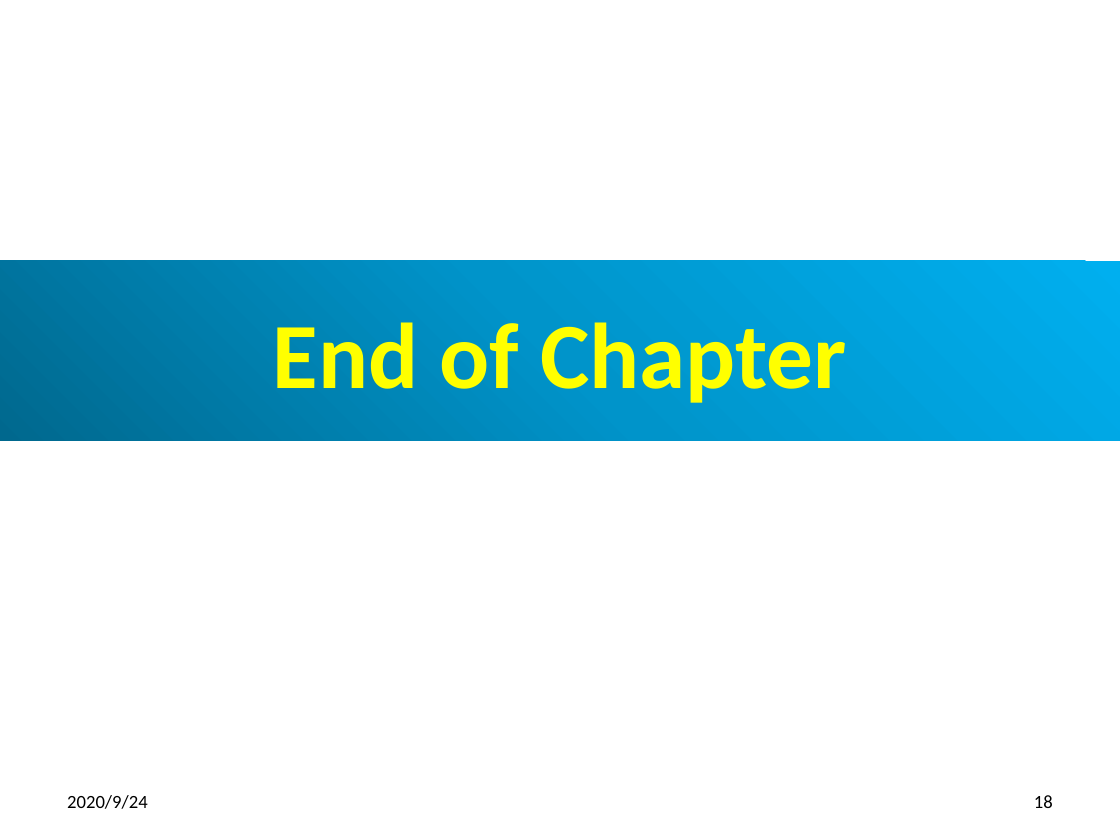
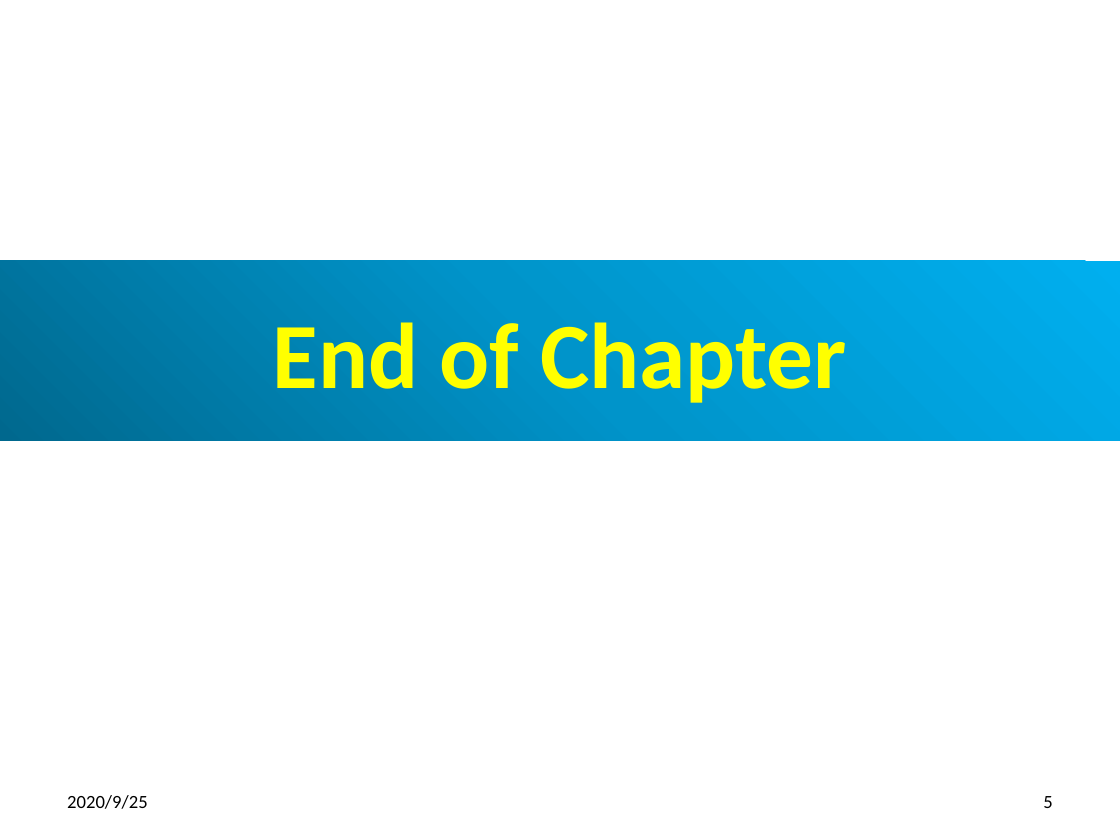
Before and after one commit to peterhchen/900_Python_ML_DS_DL, a slide deck: slide 5 of 009_Function.pptx (slide 18 before the commit). Drawn at 1120x840 pixels with LibreOffice and Linux fonts; fonts in the diff are those of the drawing. Boxes give left, top, right and bottom in pixels: in the first picture for what was removed or moved away, otherwise in the second. Text is boxed around its words. In the diff, an @@ line names an element or a change of style, - is before the commit and + after.

```diff
--- a/009_Function.pptx
+++ b/009_Function.pptx
@@ text at [67,795,148,809]: text changed @@
-2020/9/24
+2020/9/25
@@ page number at [1043,796,1052,808]: text changed @@
-18
+5
```
Also in this commit, not shown: 4 other slides changed, 13 slides removed, 2 other files.
